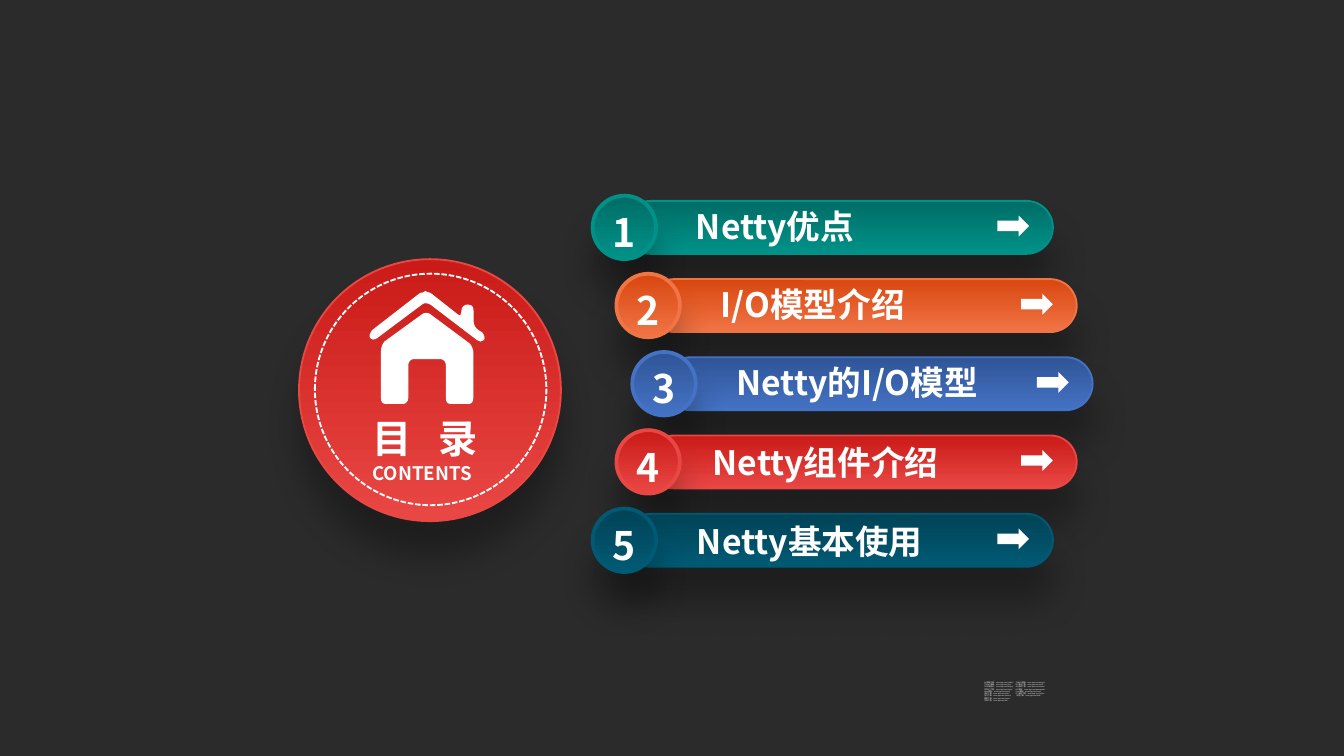
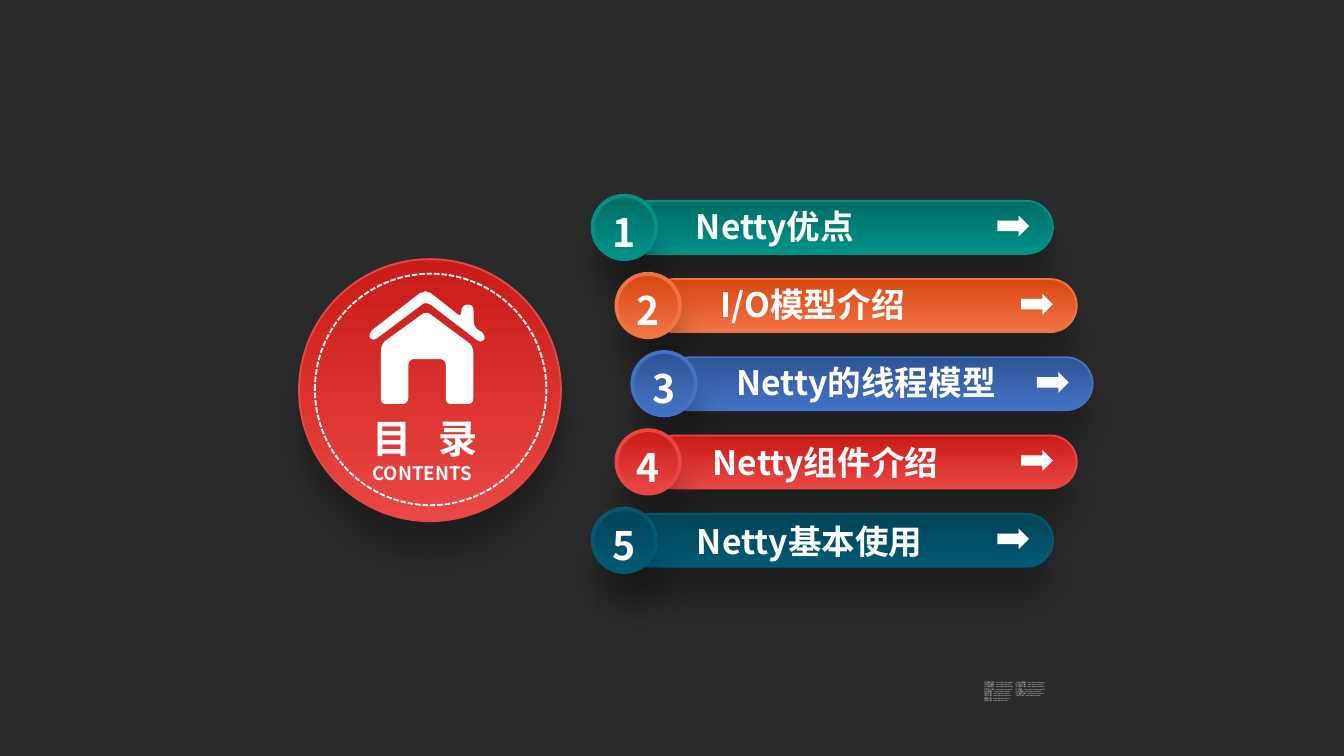
Before and after one commit to YeomanM/netty-demo, a slide deck: slide 2 of doc/IO模型基础及Netty入门.pptx. Drawn at 1344x756 pixels with LibreOffice and Linux fonts; fonts in the diff are those of the drawing; background and template pictures are left out; a plain dark background stands for a picture behind light text. Boxes give left, top, right and bottom in pixels: in the first picture for what was removed or moved away, otherwise in the second. Text is boxed around its words. In the diff, an @@ line names an element or a change of style, - is before the commit and + after.

```diff
--- a/doc/IO模型基础及Netty入门.pptx
+++ b/doc/IO模型基础及Netty入门.pptx
@@ text at [737,366,996,403]: text changed @@
-Netty的I/O模型
+Netty的线程模型
```
Also in this commit, not shown: 5 other slides changed, 16 slides added, 40 slides removed, 1 other file.
